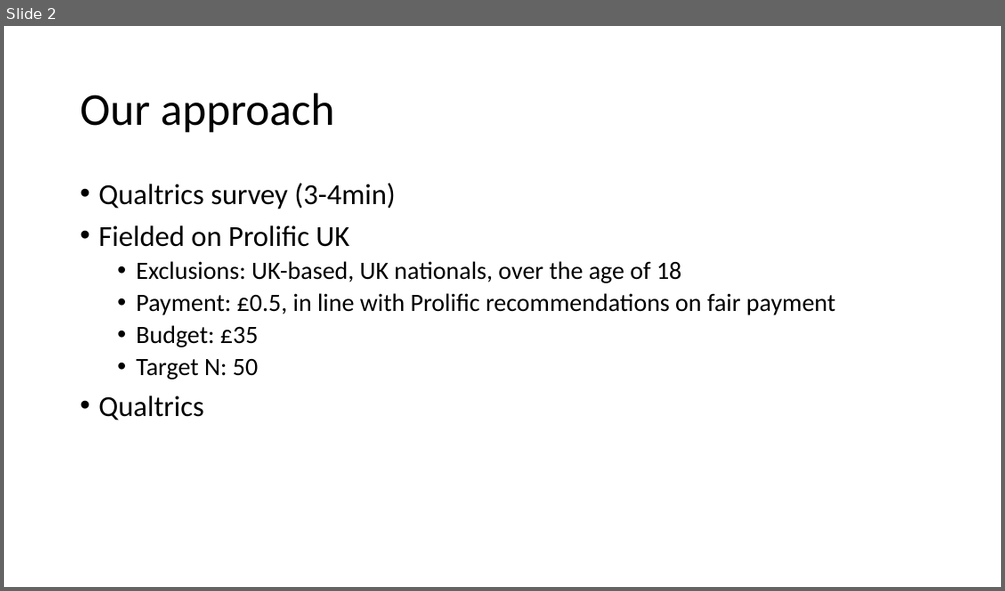
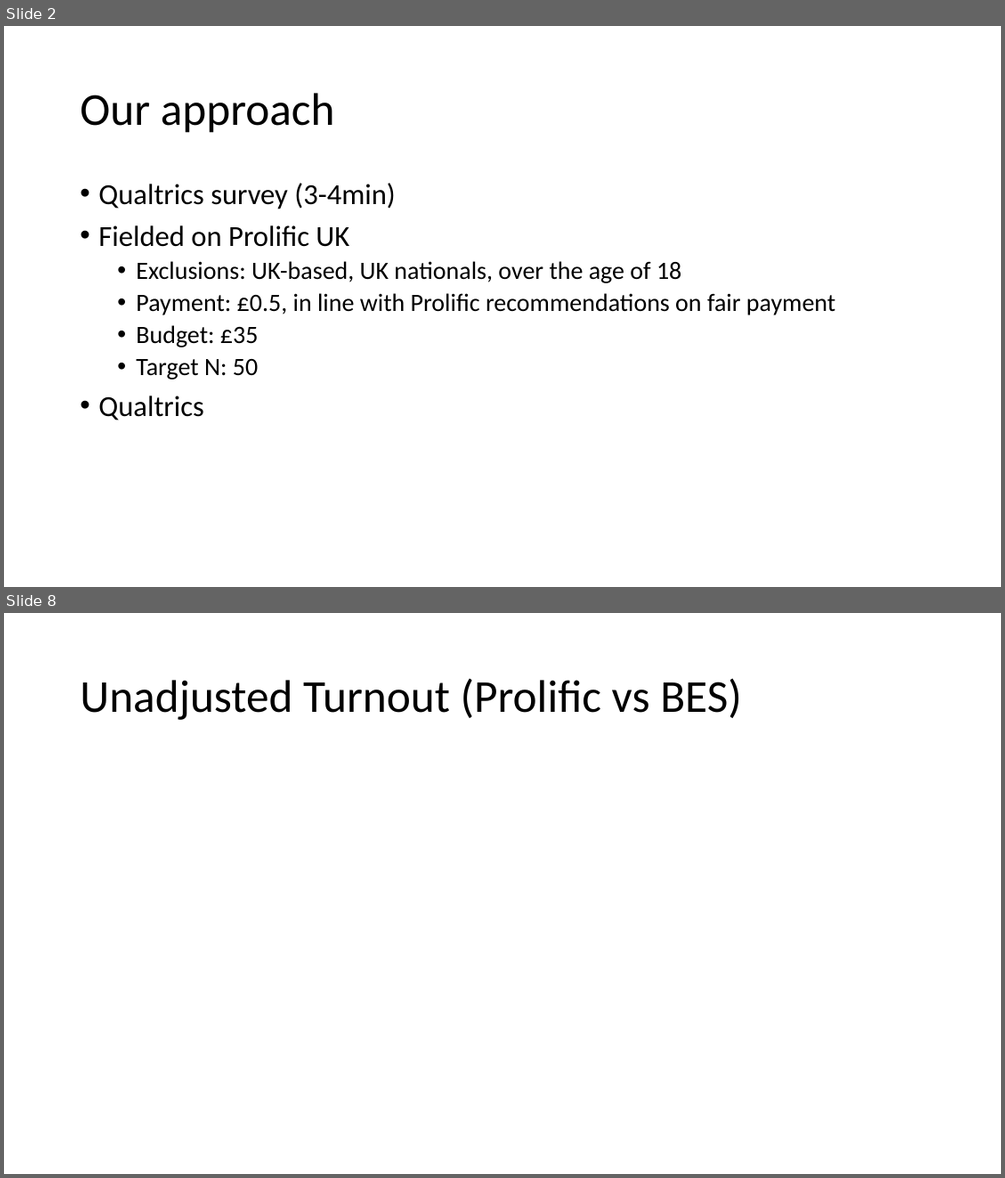
Before and after one commit to KatharinaLa/sicss_survey_analysis, a slide deck: survey_prolificuk_sicss.pptx. Shown one above the other, each under a label of ours: slide 2 before the commit, slides 2 and 8 after it; the slides between them are not shown. The pictures are 1005x591 and 1005x1178 pixels, drawn with LibreOffice and Linux fonts; fonts in the diff are those of the drawing. Boxes give left, top, right and bottom in pixels: in the first picture for what was removed or moved away, otherwise in the second. Text is boxed around its words. In the diff, an @@ line names an element or a change of style, - is before the commit and + after.

Commit message:
Update survey_prolificuk_sicss.pptx
added more information on variables and results

```diff
--- a/survey_prolificuk_sicss.pptx
+++ b/survey_prolificuk_sicss.pptx
@@ slide 8 added at (x1=4, y1=613, x2=1001, y2=1174), background #FFFFFF @@
@@ title added at (x1=80, y1=678, x2=742, y2=720), 44 pt, text #000000 @@
+Unadjusted Turnout (Prolific vs BES)
```
Also in this commit, not shown: 1 slide changed, 5 other slides added.
